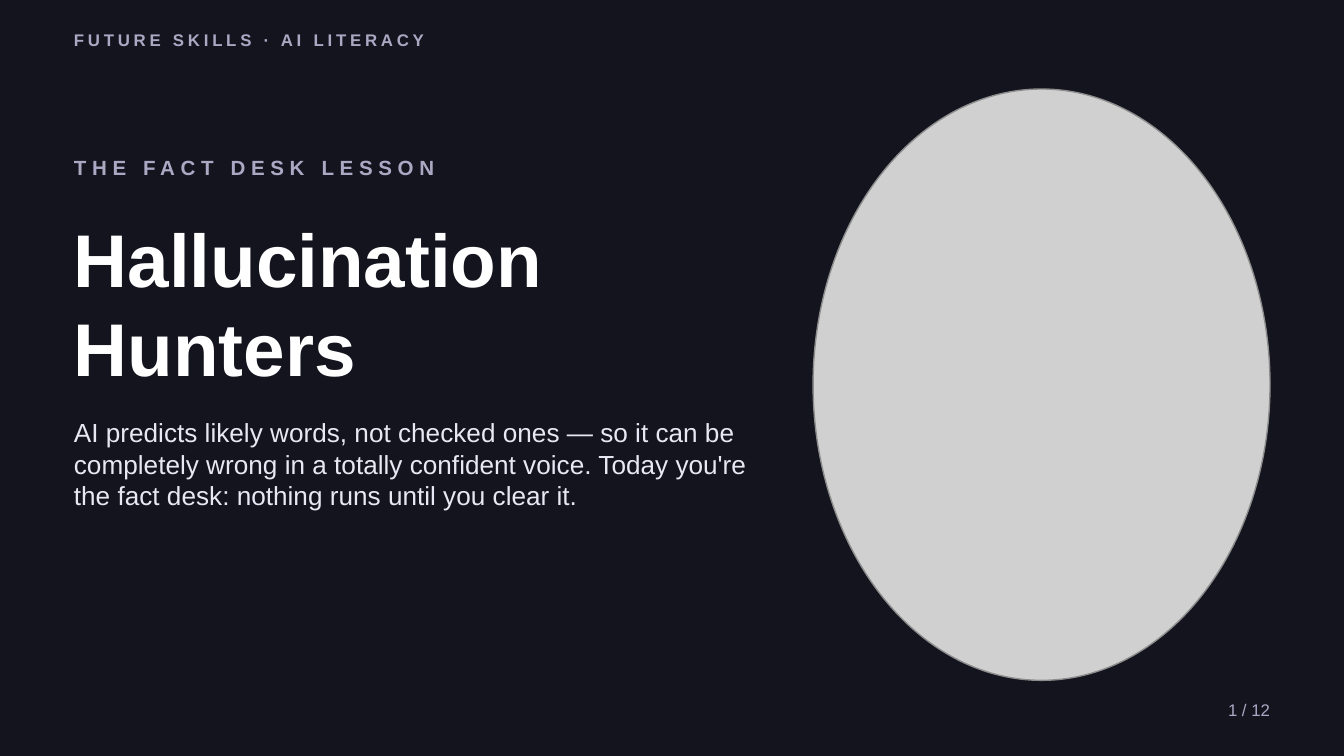
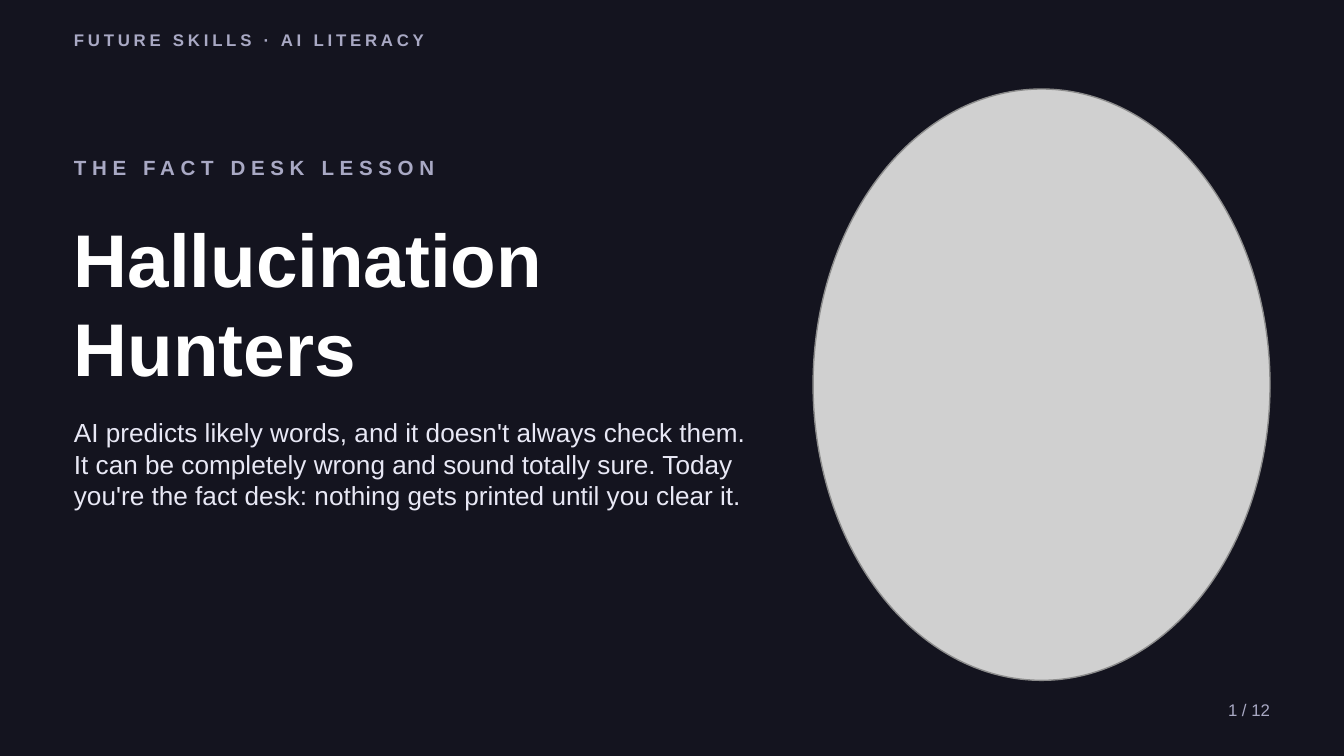
Before and after one commit to phiunit/tptphi, a slide deck: slide 1 of products/ai-fact-check-lab/dist/Hallucination Hunters - Slides.pptx. Drawn at 1344x756 pixels with LibreOffice and Linux fonts; fonts in the diff are those of the drawing; grey boxes stand for pictures. Boxes give left, top, right and bottom in pixels: in the first picture for what was removed or moved away, otherwise in the second. Text is boxed around its words. In the diff, an @@ line names an element or a change of style, - is before the commit and + after.

```diff
--- a/products/ai-fact-check-lab/dist/Hallucination Hunters - Slides.pptx
+++ b/products/ai-fact-check-lab/dist/Hallucination Hunters - Slides.pptx
@@ text at [74, 423, 744, 511]: text changed @@
-AI predicts likely words, not checked ones — so it can be completely wrong in a totally confident voice. Today you're the fact desk: nothing runs until you clear it.
+AI predicts likely words, and it doesn't always check them. It can be completely wrong and sound totally sure. Today you're the fact desk: nothing gets printed until you clear it.
```
Also in this commit, not shown: 9 other slides changed, 1 slide added, 1 slide removed, 34 other files.
